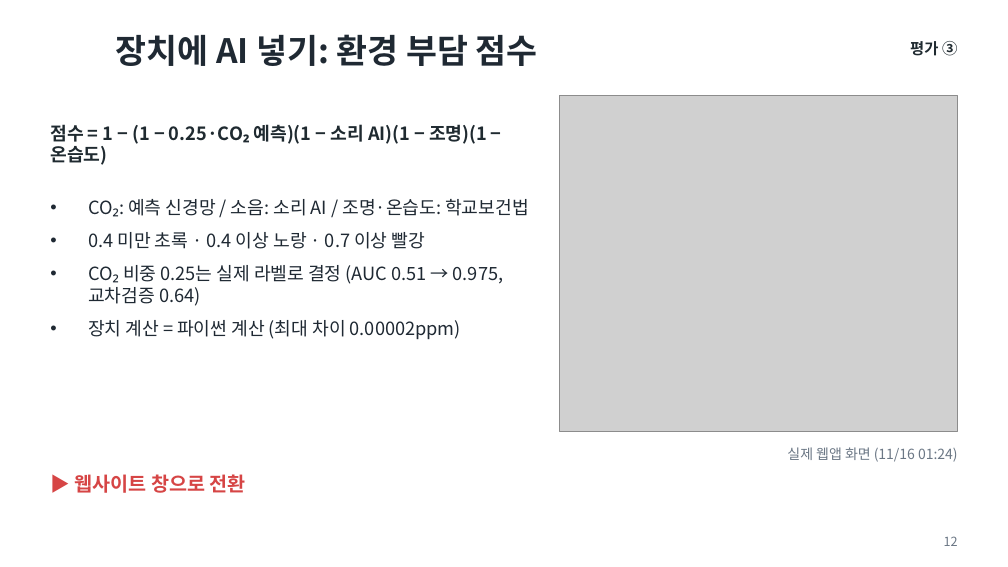
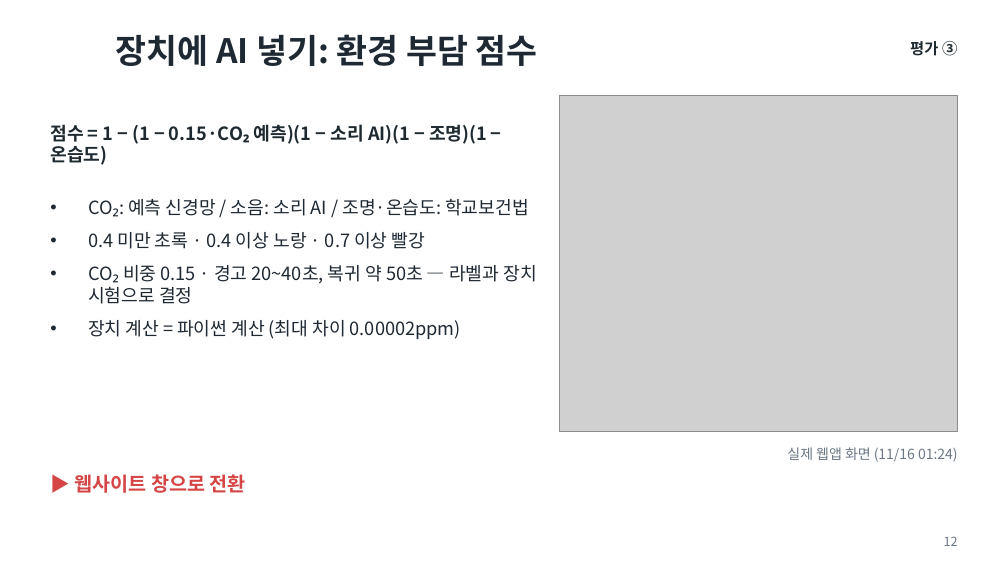
Before and after one commit to kimhojun0114/classroom-env, a slide deck: slide 12 of docs/교실학습환경조절기_발표_20713김호준.pptx. Drawn at 1008x567 pixels with LibreOffice and Linux fonts; fonts in the diff are those of the drawing; grey boxes stand for pictures; background and template pictures are left out. Boxes give left, top, right and bottom in pixels: in the first picture for what was removed or moved away, otherwise in the second. Text is boxed around its words. In the diff, an @@ line names an element or a change of style, - is before the commit and + after.

```diff
--- a/docs/교실학습환경조절기_발표_20713김호준.pptx
+++ b/docs/교실학습환경조절기_발표_20713김호준.pptx
@@ text at box(50, 124, 487, 165): text changed @@
-점수 = 1 − (1 − 0.25·CO₂ 예측)(1 − 소리 AI)(1 − 조명)(1 − 온습도)
+점수 = 1 − (1 − 0.15·CO₂ 예측)(1 − 소리 AI)(1 − 조명)(1 − 온습도)
@@ text at box(88, 265, 536, 304): text changed @@
-• CO₂ 비중 0.25는 실제 라벨로 결정 (AUC 0.51 → 0.975, 교차검증 0.64)
+• CO₂ 비중 0.15 · 경고 20~40초, 복귀 약 50초 — 라벨과 장치 시험으로 결정
```
Also in this commit, not shown: 1 other slide changed, 10 other files.
